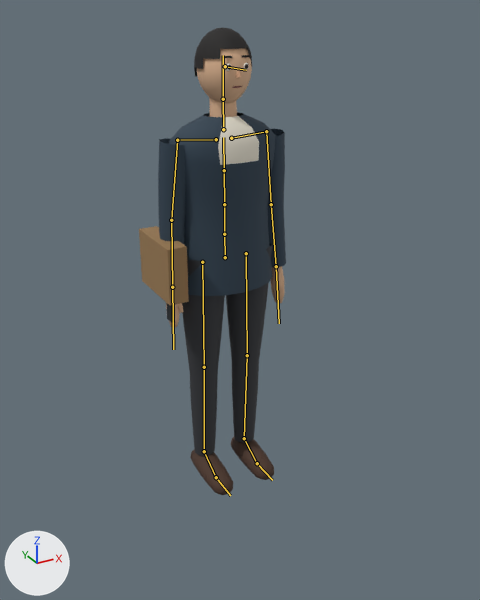
Before and after pictures for a commit that changed the glTF model apps/game/public/models/characters/commuter-hero.glb.
The view is the same before and after, from a 50 mm lens placed at (-1.058, -2.038, 1.768), pointed at (-0.034, -0.176, 0.837). Lighting does not change. The marker at lower left points along +X, +Y and +Z. The first picture is the older version. The bones that change, and the others that lie on the model, are drawn over the model as lines.

The first picture shows 'commuter-hero-body'.
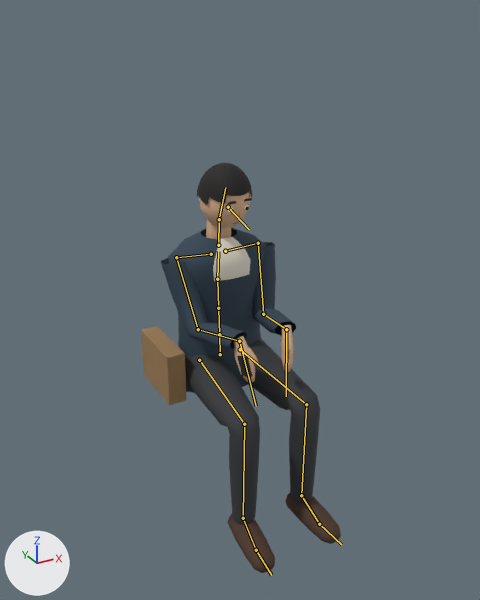
The newer file adds an action. The first version stands in its rest pose; the second is drawn at frame 22 of the action 'sit'.

What differs and where, as boxes (x1, y1, x2, y2) in the pictures (480 x 600 px):
'commuter-hero-body', posed (36% wider, 12% shorter): before (139, 27, 286, 495); after (141, 163, 341, 573)
bone 'Hips', root to tip: before (225, 257) to (224, 234); after (220, 354) to (219, 334)
bone 'LeftUpLeg', root to tip: before (246, 253) to (247, 355); after (240, 349) to (306, 404)
bone 'LeftLeg', root to tip: before (247, 355) to (244, 438); after (306, 404) to (301, 495)
bone 'LeftFoot', root to tip: before (244, 438) to (257, 463); after (301, 495) to (319, 524)
bone 'RightUpLeg', root to tip: before (202, 262) to (204, 367); after (199, 360) to (244, 424)
bone 'RightLeg', root to tip: before (204, 367) to (204, 451); after (244, 424) to (243, 518)
bone 'RightFoot', root to tip: before (204, 451) to (216, 477); after (243, 518) to (256, 550)
bone 'Spine', root to tip: before (224, 234) to (224, 204); after (219, 334) to (218, 308)
bone 'Spine1', root to tip: before (224, 204) to (224, 170); after (218, 308) to (217, 279)
bone 'Spine2', root to tip: before (224, 170) to (223, 137); after (217, 279) to (218, 251)
bone 'LeftArm', root to tip: before (266, 131) to (271, 204); after (258, 243) to (263, 314)
bone 'LeftForeArm', root to tip: before (271, 204) to (276, 266); after (263, 314) to (286, 329)
bone 'LeftHand', root to tip: before (276, 266) to (279, 323); after (286, 329) to (286, 396)
bone 'Head', root to tip: before (223, 99) to (223, 55); after (219, 219) to (225, 187)
bone 'RightArm', root to tip: before (177, 140) to (171, 220); after (176, 257) to (198, 329)
bone 'RightForeArm', root to tip: before (171, 220) to (172, 287); after (198, 329) to (239, 341)
bone 'RightHand', root to tip: before (172, 287) to (173, 349); after (239, 341) to (256, 406)

The change in detail:
Bone 'Hips' (bone_hips) moves from (0.0, 0.0, 0.0) to (0.0, -0.425, -0.05).
Bone 'LeftUpLeg' (bone_leftupleg) turns from (0, 0, 0) to (-86, -6, 0) degrees about its own x, y and z.
Bone 'LeftLeg' (bone_leftleg) turns from (0, 0, 0) to (84, 0, 0) degrees about its own x, y and z.
Bone 'LeftFoot' (bone_leftfoot) turns from (0, 0, 0) to (2, 0, 0) degrees about its own x, y and z.
Bone 'RightUpLeg' (bone_rightupleg) turns from (0, 0, 0) to (-86, 6, 0) degrees about its own x, y and z.
Bone 'RightLeg' (bone_rightleg) turns from (0, 0, 0) to (84, 0, 0) degrees about its own x, y and z.
Bone 'RightFoot' (bone_rightfoot) turns from (0, 0, 0) to (2, 0, 0) degrees about its own x, y and z.
Bone 'Spine' (bone_spine) turns from (0, 0, 0) to (-4, 0, 0) degrees about its own x, y and z.
Bone 'Spine1' (bone_spine1) turns from (0, 0, 0) to (3, 0, 0) degrees about its own x, y and z.
Bone 'Spine2' (bone_spine2) turns from (0, 0, 0) to (6, 0, 0) degrees about its own x, y and z.
Bone 'LeftArm' (bone_leftarm) turns from (0, 0, 0) to (-29, -3, 12) degrees about its own x, y and z.
Bone 'LeftForeArm' (bone_leftforearm) turns from (0, 0, 0) to (-71, 12, 0) degrees about its own x, y and z.
Bone 'LeftHand' (bone_lefthand) turns from (0, 0, 0) to (83, 0, 6) degrees about its own x, y and z.
Bone 'Head' (bone_head) turns from (0, 0, 0) to (15, 5, 0) degrees about its own x, y and z.
Bone 'RightArm' (bone_rightarm) turns from (0, 0, 0) to (-29, 3, -12) degrees about its own x, y and z.
Bone 'RightForeArm' (bone_rightforearm) turns from (0, 0, 0) to (-71, -12, 0) degrees about its own x, y and z.
Bone 'RightHand' (bone_righthand) turns from (0, 0, 0) to (83, 0, -6) degrees about its own x, y and z.
